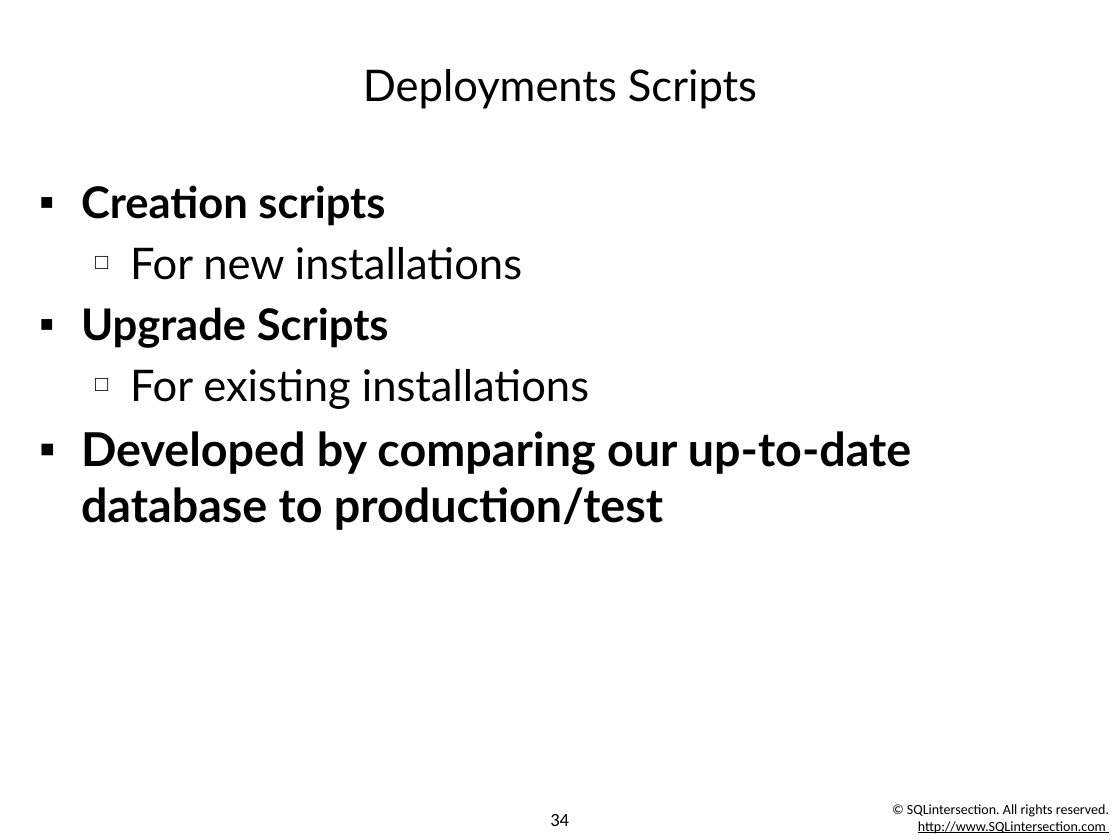
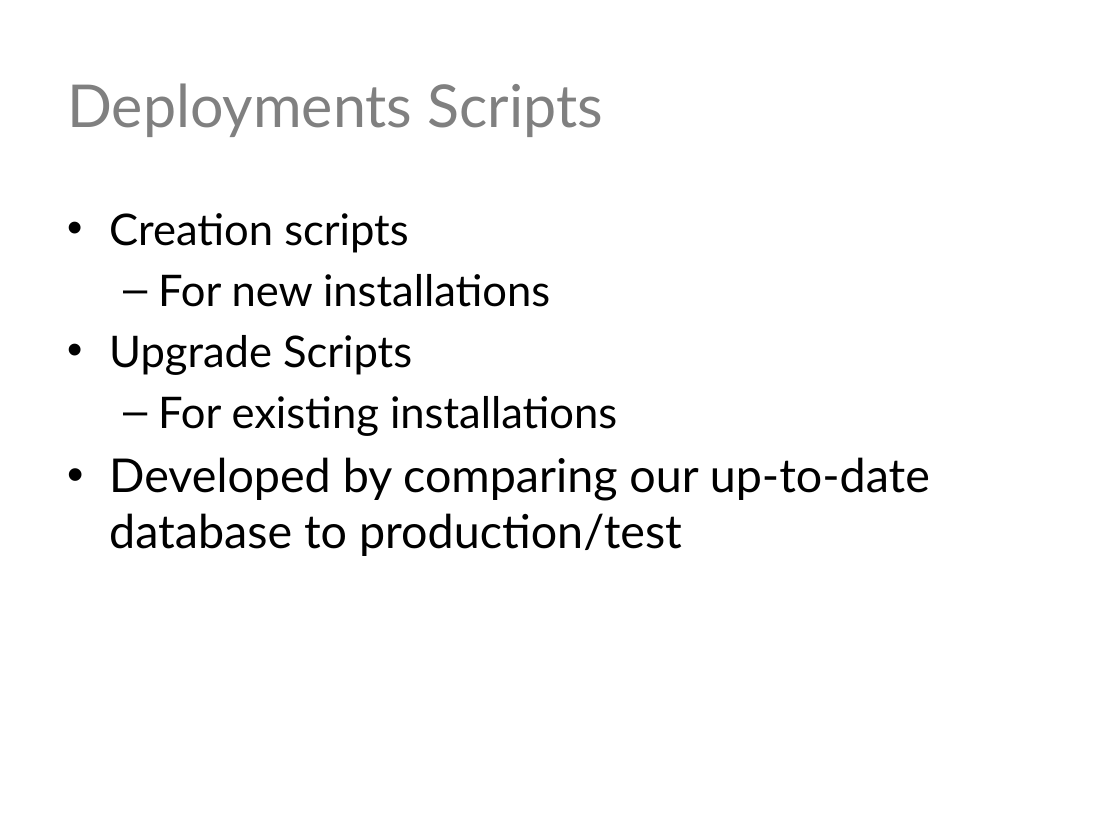
Before and after one commit to way0utwest/CIforDB, a slide deck: slide 34 of CI for Databases.pptx. Drawn at 1120x840 pixels with LibreOffice and Linux fonts; fonts in the diff are those of the drawing; background and template pictures are left out. Boxes give left, top, right and bottom in pixels: in the first picture for what was removed or moved away, otherwise in the second. Text is boxed around its words. In the diff, an @@ line names an element or a change of style, - is before the commit and + after.

```diff
--- a/CI for Databases.pptx
+++ b/CI for Databases.pptx
@@ title "Deployments Scripts" at <box>67,83,603,137</box>: size 28 to 38 pt, text colour #000000 to #808080; alignment centre to left @@
@@ text "Creation scripts": place and size @@
-text "Creation scripts" at <box>81,185,911,530</box>
+text "Creation scripts" at <box>109,213,930,556</box>
@@ text "Creation scripts" at <box>109,213,930,556</box>: bold off in "Creation scripts", "Upgrade Scripts", "Developed by comparing our up-to-date database to ..."; bullet ▪ to •; bullet □ to – @@
@@ text removed at <box>907,804,1109,834</box> @@
-© SQLintersection. All rights reserved.
-http://www.SQLintersection.com
@@ page number removed at <box>550,814,569,826</box> @@
-34
```
Also in this commit, not shown: 33 other slides changed.
